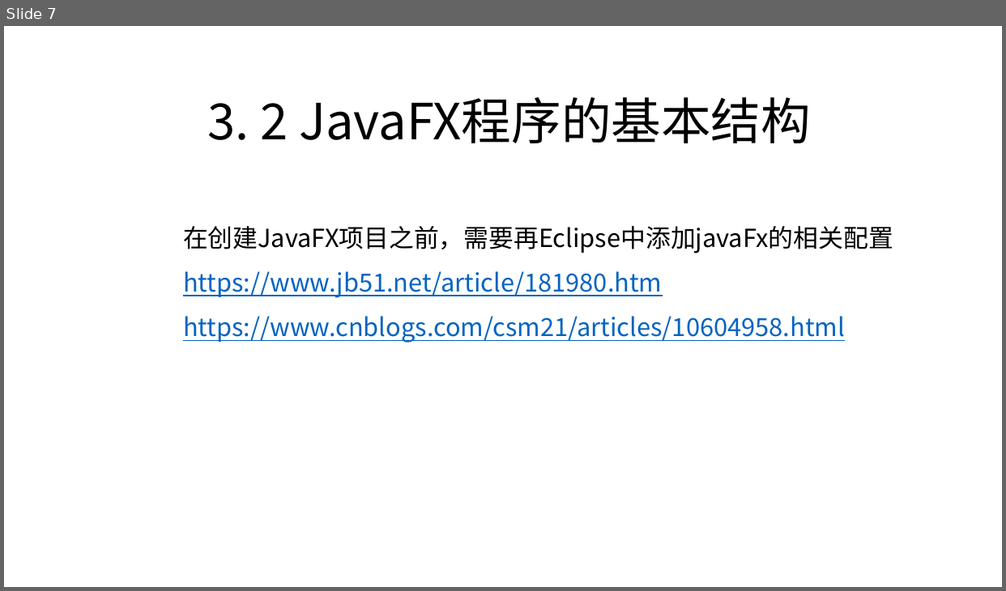
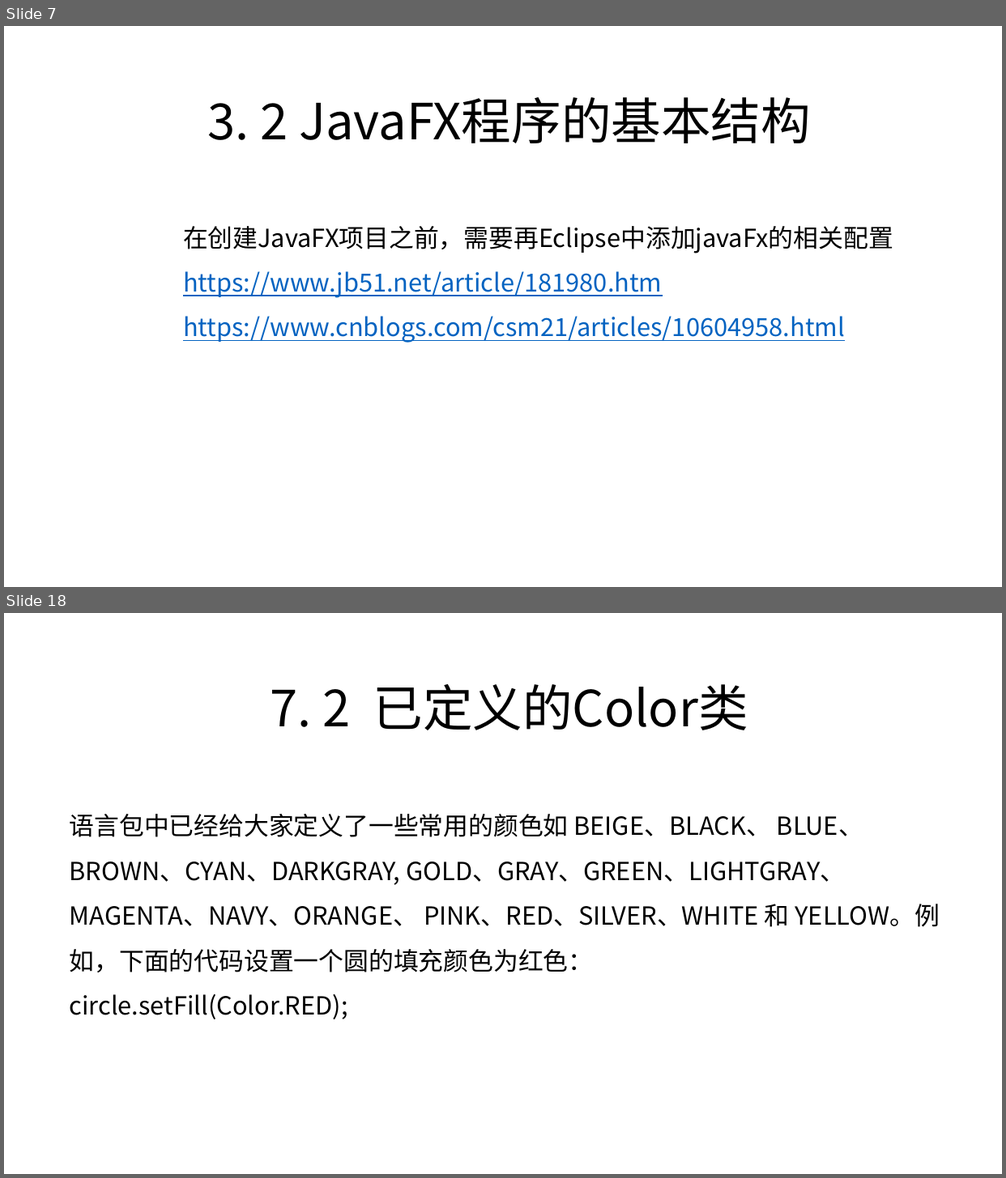
Before and after one commit to zjyesir/hmc_java_1, a slide deck: ppt/19. 图形化编程.pptx. Shown one above the other, each under a label of ours: slide 7 before the commit, slides 7 and 18 after it; the slides between them are not shown. The pictures are 1006x591 and 1006x1178 pixels, drawn with LibreOffice and Linux fonts; fonts in the diff are those of the drawing; background and template pictures are left out. Boxes give left, top, right and bottom in pixels: in the first picture for what was removed or moved away, otherwise in the second. Text is boxed around its words. In the diff, an @@ line names an element or a change of style, - is before the commit and + after.

```diff
--- a/ppt/19. 图形化编程.pptx
+++ b/ppt/19. 图形化编程.pptx
@@ slide 18 added at box(4, 613, 1002, 1174), background picture (left out) @@
@@ text added at box(270, 684, 748, 730), 48 pt, text #000000 @@
+7. 2 已定义的Color类
@@ text added at box(70, 814, 940, 1020), 24 pt, text #000000 @@
+语言包中已经给大家定义了一些常用的颜色如 BEIGE、BLACK、 BLUE、BROWN、CYAN、DARKGRAY, GOLD、GRAY、GREEN、LIGHTGRAY、MAGENTA、NAVY、ORANGE、 PINK、RED、SILVER、WHITE 和 YELLOW。例如，下面的代码设置一个圆的填充颜色为红色：
+circle.setFill(Color.RED);
```
Also in this commit, not shown: 7 slides changed, 16 other slides added, 4 slides removed, 2 other files.
